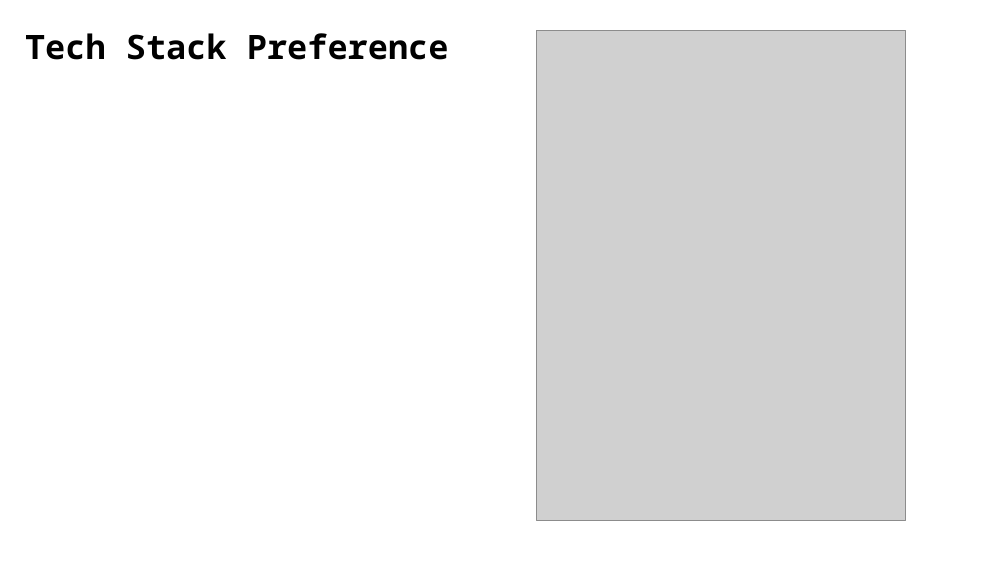
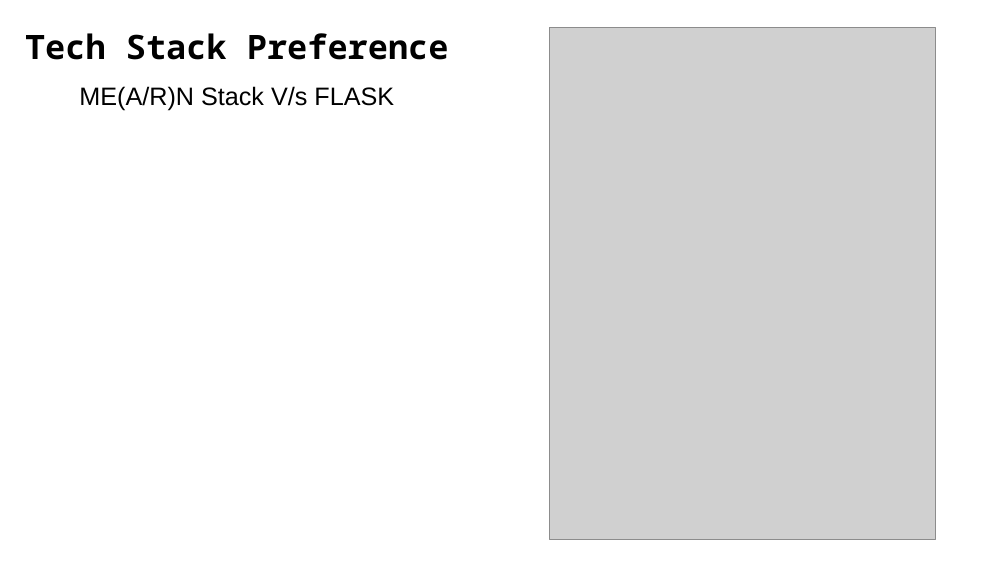
Before and after one commit to Debanitrkl/FlipkartGrid, a slide deck: slide 9 of GRiD_ Fashion Intelligence Systems_The Ignitors_NIT Rourkela.pptx. Drawn at 1008x567 pixels with LibreOffice and Linux fonts; fonts in the diff are those of the drawing; grey boxes stand for pictures; background and template pictures are left out. Boxes give left, top, right and bottom in pixels: in the first picture for what was removed or moved away, otherwise in the second. Text is boxed around its words. In the diff, an @@ line names an element or a change of style, - is before the commit and + after.

```diff
--- a/GRiD_ Fashion Intelligence Systems_The Ignitors_NIT Rourkela.pptx
+++ b/GRiD_ Fashion Intelligence Systems_The Ignitors_NIT Rourkela.pptx
@@ picture: place and size @@
-picture at (536,30,905,520)
+picture at (549,27,934,539)
@@ text added at (79,86,394,110), 18 pt, text #000000 @@
+ME(A/R)N Stack V/s FLASK
```
Also in this commit, not shown: 1 other slide changed.
